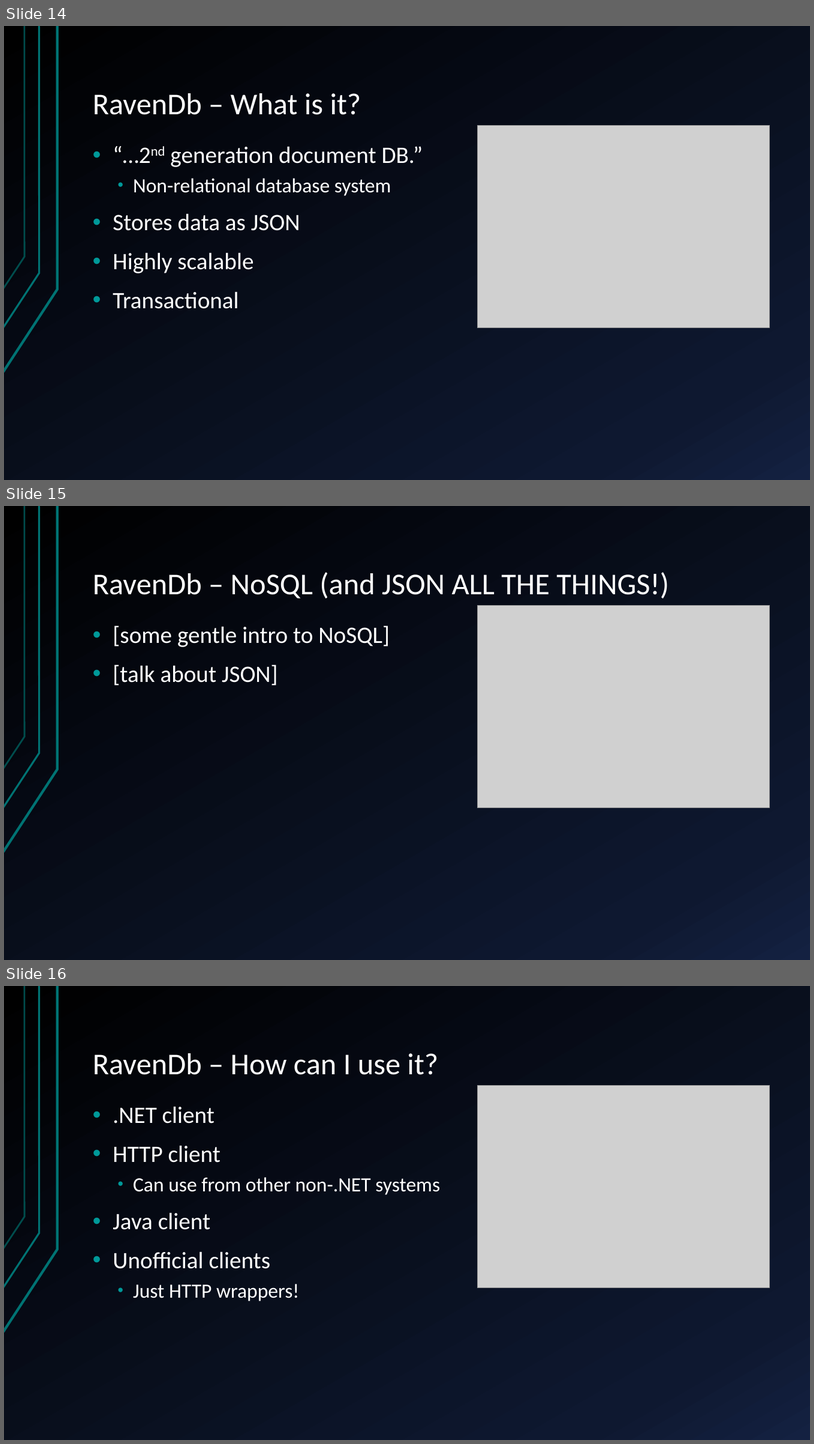
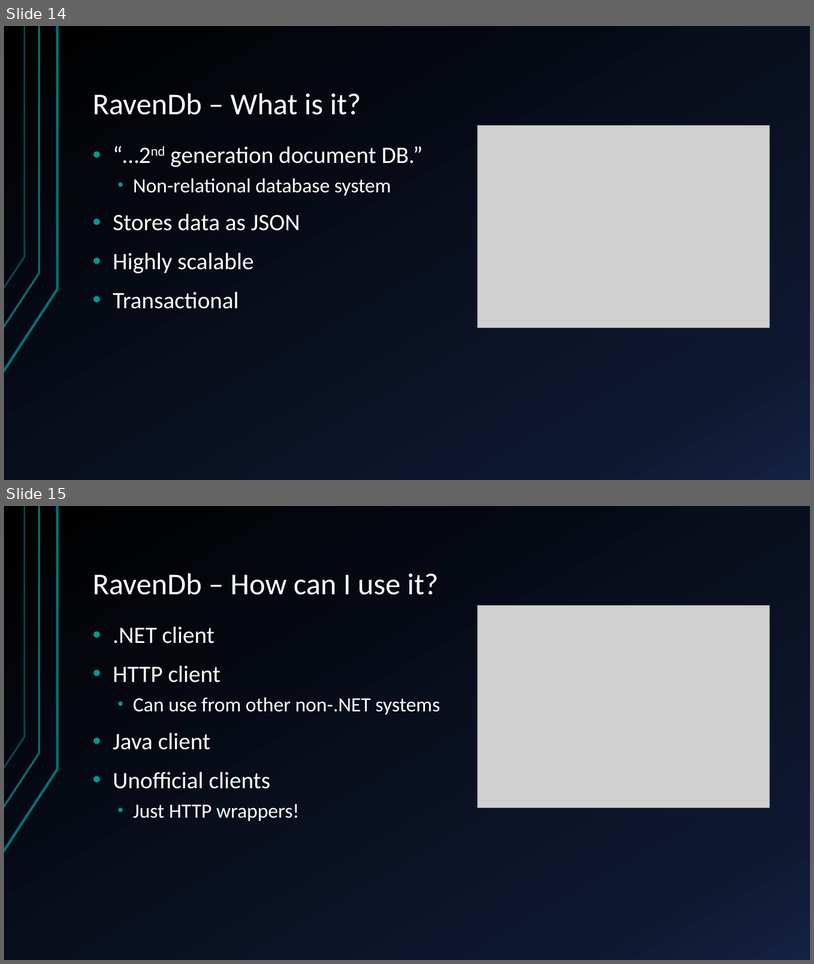
Before and after one commit to StachuDotNet/Guesstimate_talk, a slide deck: Assets/talk.pptx. Shown one above the other, each under a label of ours: slides 14, 15 and 16 before the commit, slides 14 and 15 after it. The pictures are 814x1444 and 814x964 pixels, drawn with LibreOffice and Linux fonts; fonts in the diff are those of the drawing; grey boxes stand for pictures. Boxes give left, top, right and bottom in pixels: in the first picture for what was removed or moved away, otherwise in the second. Text is boxed around its words. In the diff, an @@ line names an element or a change of style, - is before the commit and + after.

```diff
--- a/Assets/talk.pptx
+++ b/Assets/talk.pptx
@@ slide 15 removed at (x1=4, y1=506, x2=810, y2=960), background gradient #000000 to #0F1931 to #142242; not listed: 3 template elements that a slide beside it also shows @@
@@ title removed at (x1=93, y1=572, x2=669, y2=598) @@
-RavenDb – NoSQL (and JSON ALL THE THINGS!)
@@ picture removed at (x1=477, y1=605, x2=770, y2=808) @@
@@ text removed at (x1=113, y1=625, x2=390, y2=685) @@
-• [some gentle intro to NoSQL]
-• [talk about JSON]
@@ what was slide 16 is now slide 15 @@
```
Also in this commit, not shown: 1 other slide removed, 13 other files.
